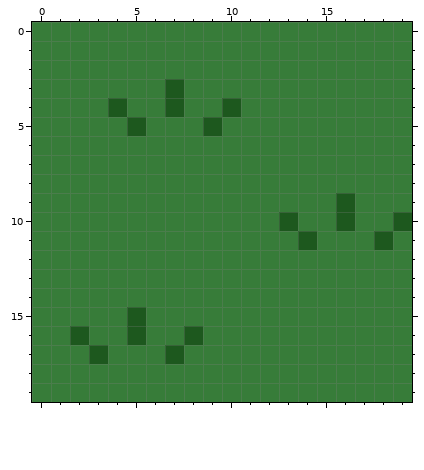
Edited in one commit: pixel-art sprite (data/sprites/G.png). The first picture shows the starting point.
The file is 60x60 pixels, drawn in blocks of 3x3; one block is one cell here.
The same view after the edit:
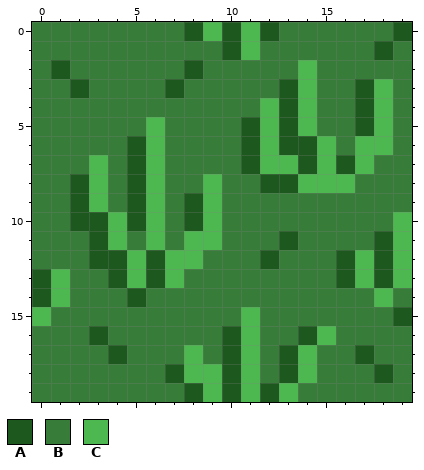
Palette (. is transparent): A #1d581e  B #377c39  C #4db850
The edit:
Changed rows in their new state; - is an unchanged pixel.
first column x 0:
 0 --------ACACA------A
 1 ----------AC------A-
 2 -A------A-----C-----
 3 --A----------AC--AC-
 4 ----B--B--B-CAC--AC-
 5 -----BC--B-ACAC--AC-
 6 -----AC----ACAAC-CC-
 7 ---C-AC----ACCACAC--
 8 --AC-AC--C--AACCC---
 9 --AC-AC-AC------B---
10 --AACAC-AC---B--B--C
11 ---AC-C-CC---AB----C
12 ---AACACC---A---ACAC
13 AC--ACAC--------ACAC
14 AC---A------------C-
15 C----B-----C-------A
16 --BA-B--B-AC--AC----
17 ---BA--BC-AC-AC--A--
18 -------ACCAC-AC---A-
19 --------ACACAC------
Changed places in both pictures, as pixel boxes (x1, y1, x2, y2):
changed: (32, 22, 412, 402)
